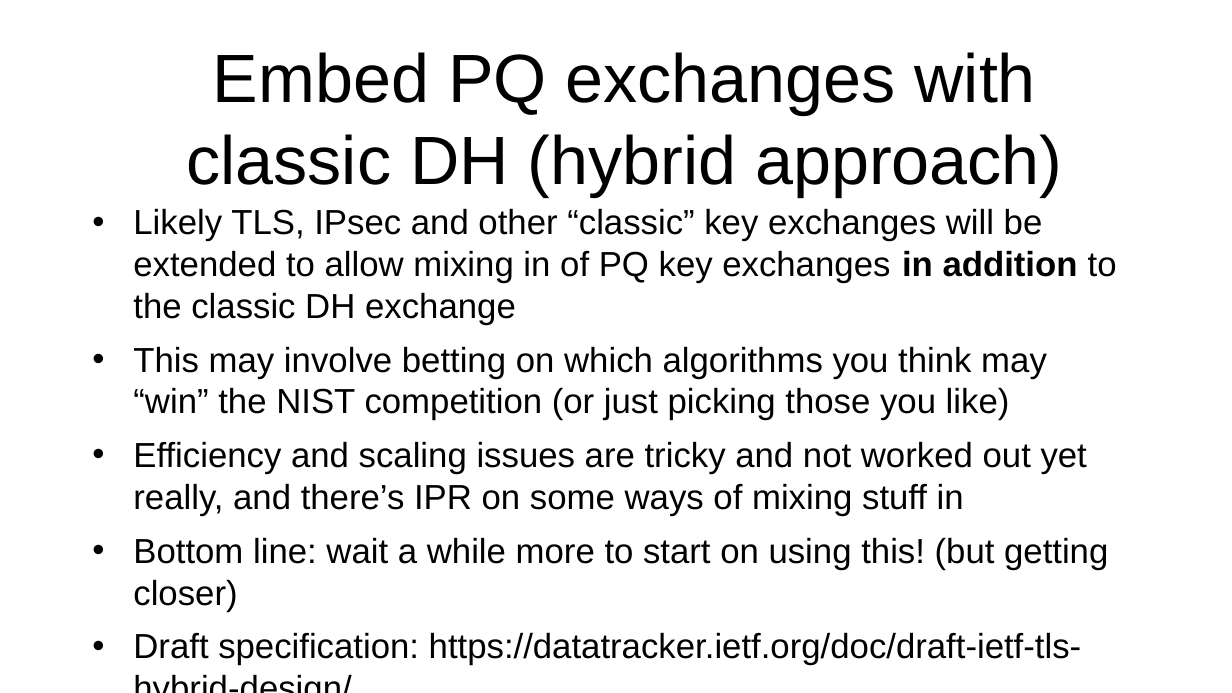
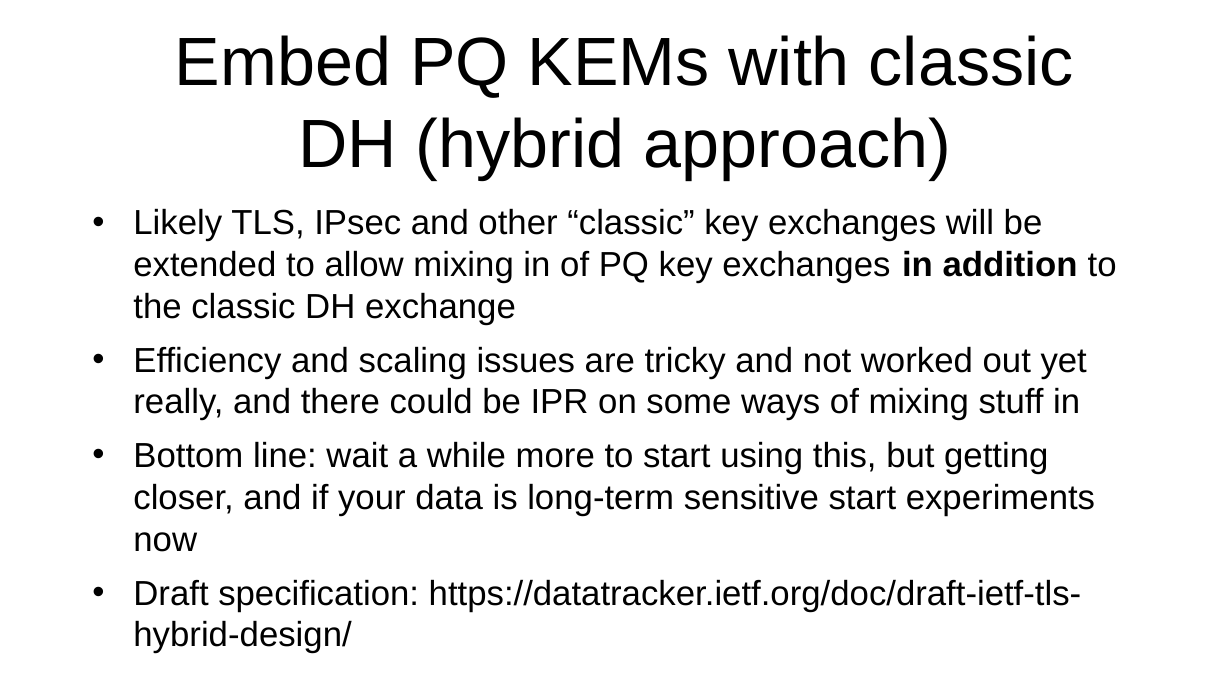
Before and after one commit to sftcd/cs7053, a slide deck: slide 18 of 2023lectures/05-pqc.odp. Drawn at 1232x693 pixels with LibreOffice and Linux fonts; fonts in the diff are those of the drawing. Boxes give left, top, right and bottom in pixels: in the first picture for what was removed or moved away, otherwise in the second. Text is boxed around its words. In the diff, an @@ line names an element or a change of style, - is before the commit and + after.

Commit message:
got to start of tls

```diff
--- a/2023lectures/05-pqc.odp
+++ b/2023lectures/05-pqc.odp
@@ title at (175, 35, 1074, 179): text changed @@
-Embed PQ exchanges with classic DH (hybrid approach)
+Embed PQ KEMs with classic DH (hybrid approach)
@@ text at (133, 346, 1095, 552): text changed @@
-• This may involve betting on which algorithms you think may “win” the NIST competition (or just picking those you like)
-• Efficiency and scaling issues are tricky and not worked out yet really, and there’s IPR on some ways of mixing stuff in
-• Bottom line: wait a while more to start on using this! (but getting closer)
+• Efficiency and scaling issues are tricky and not worked out yet really, and there could be IPR on some ways of mixing stuff in
+• Bottom line: wait a while more to start using this, but getting closer, and if your data is long-term sensitive start experiments now
```
Also in this commit, not shown: 9 other slides changed, 2 slides added, 2 slides removed, 8 other files.
